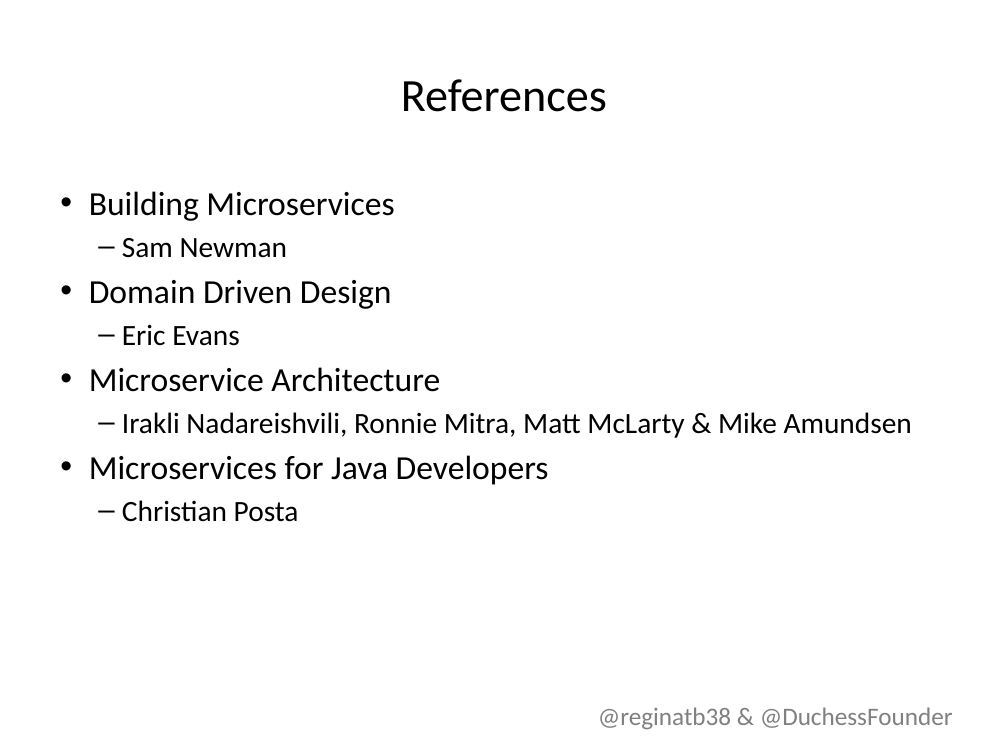
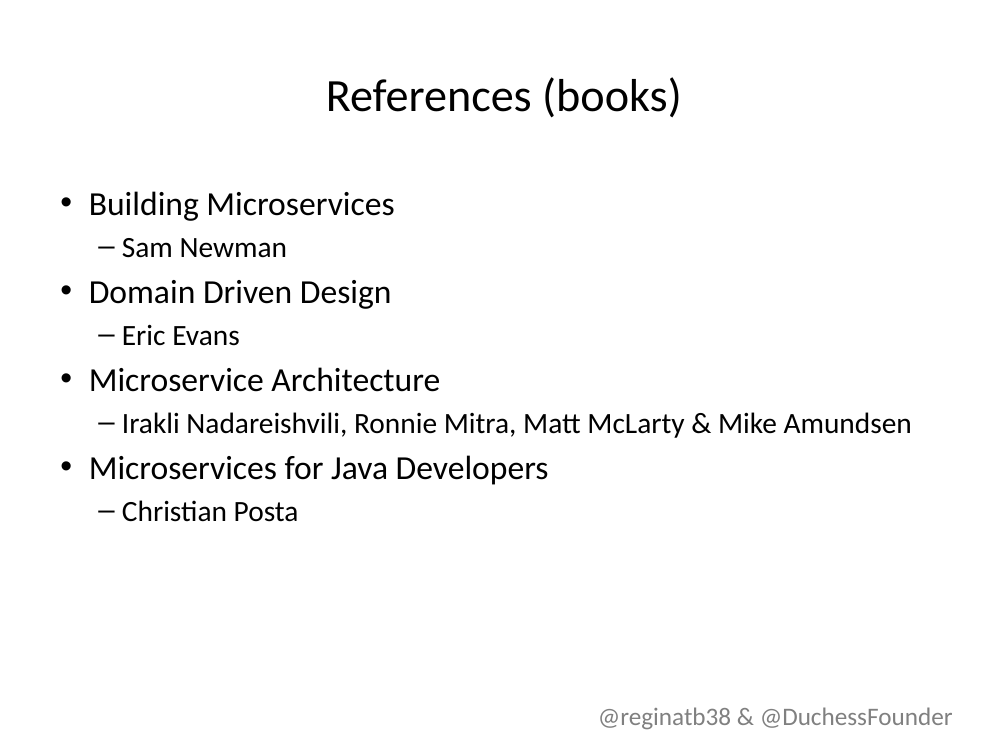
Before and after one commit to lvdpal/microservices, a slide deck: slide 8 of presentation/Presentation.pptx (slide 7 before the commit). Drawn at 1008x756 pixels with LibreOffice and Linux fonts; fonts in the diff are those of the drawing; background and template pictures are left out. Boxes give left, top, right and bottom in pixels: in the first picture for what was removed or moved away, otherwise in the second. Text is boxed around its words. In the diff, an @@ line names an element or a change of style, - is before the commit and + after.

```diff
--- a/presentation/Presentation.pptx
+++ b/presentation/Presentation.pptx
@@ title at (326,77,682,118): text changed @@
-References
+References (books)
```
Also in this commit, not shown: 2 other slides changed, 8 slides added, 4 slides removed, 1 other file.
